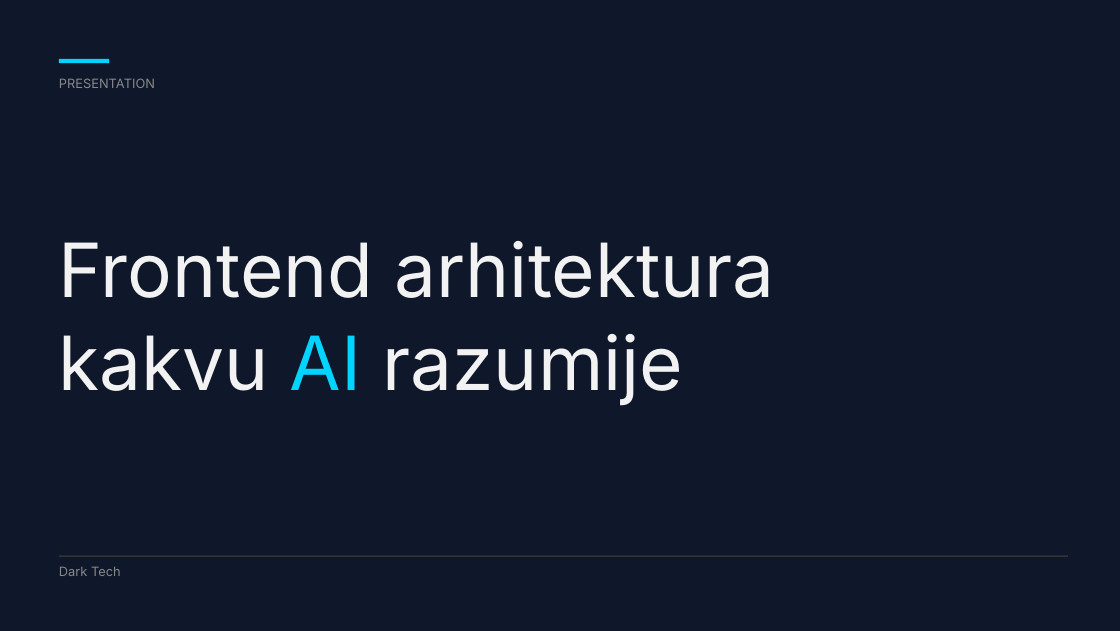
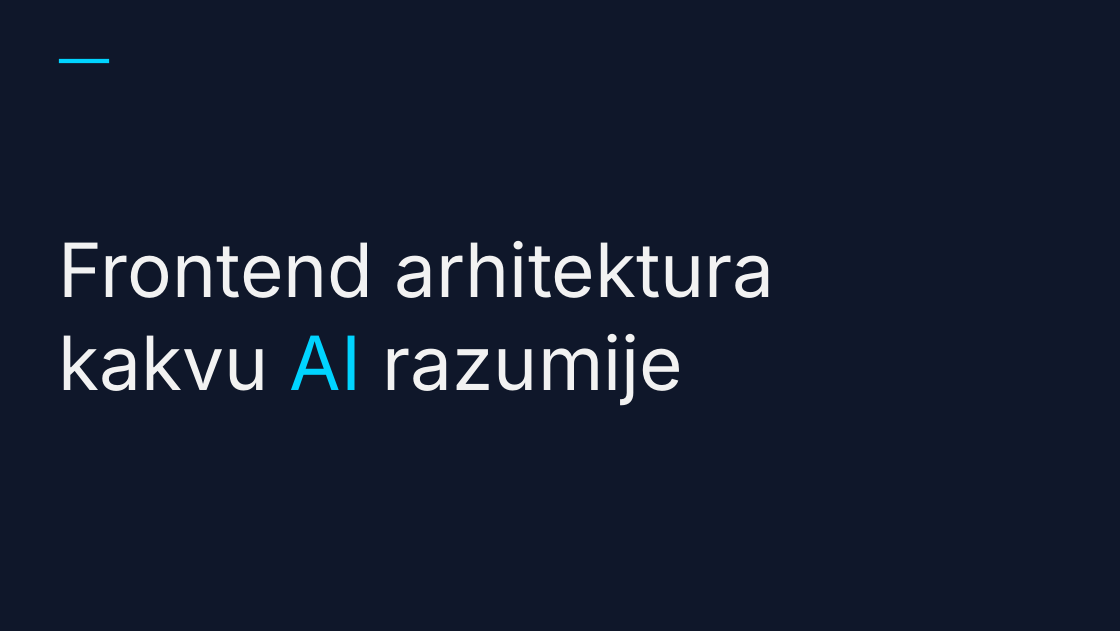
Before and after one commit to doksara/debug-presentation, a slide deck: slide 1 of frontend-arhitektura--dark-tech-with-fsd.pptx. Drawn at 1120x631 pixels with LibreOffice and Linux fonts; fonts in the diff are those of the drawing. Boxes give left, top, right and bottom in pixels: in the first picture for what was removed or moved away, otherwise in the second. Text is boxed around its words. In the diff, an @@ line names an element or a change of style, - is before the commit and + after.

```diff
--- a/frontend-arhitektura--dark-tech-with-fsd.pptx
+++ b/frontend-arhitektura--dark-tech-with-fsd.pptx
@@ text removed at bbox=[59, 78, 155, 88] @@
-PRESENTATION
@@ rectangle removed at bbox=[59, 555, 1068, 557] @@
@@ text removed at bbox=[59, 566, 121, 576] @@
-Dark Tech
```
Also in this commit, not shown: 12 other slides changed, 4 slides added, 4 slides removed, 2 other files.
